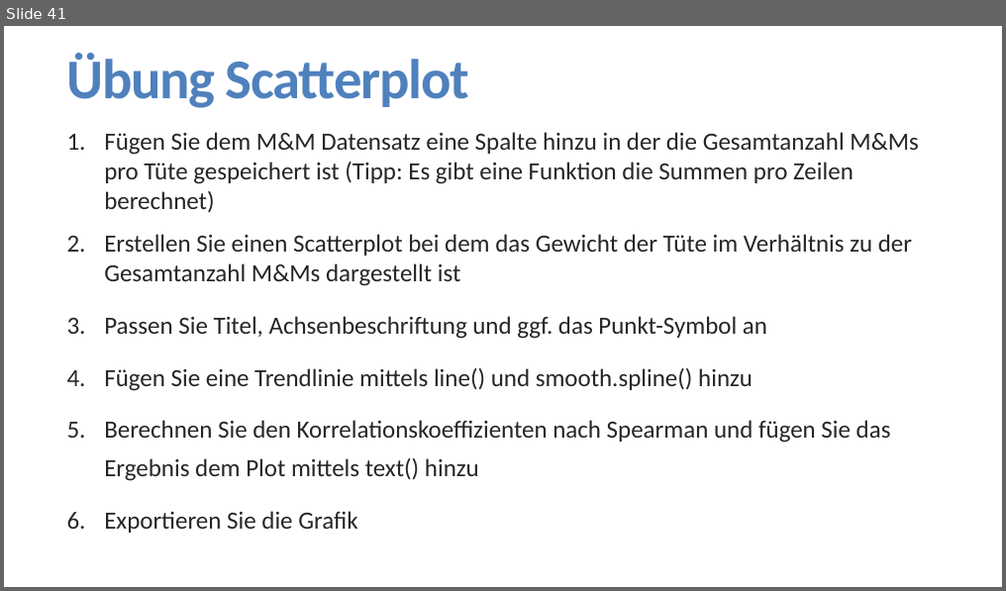
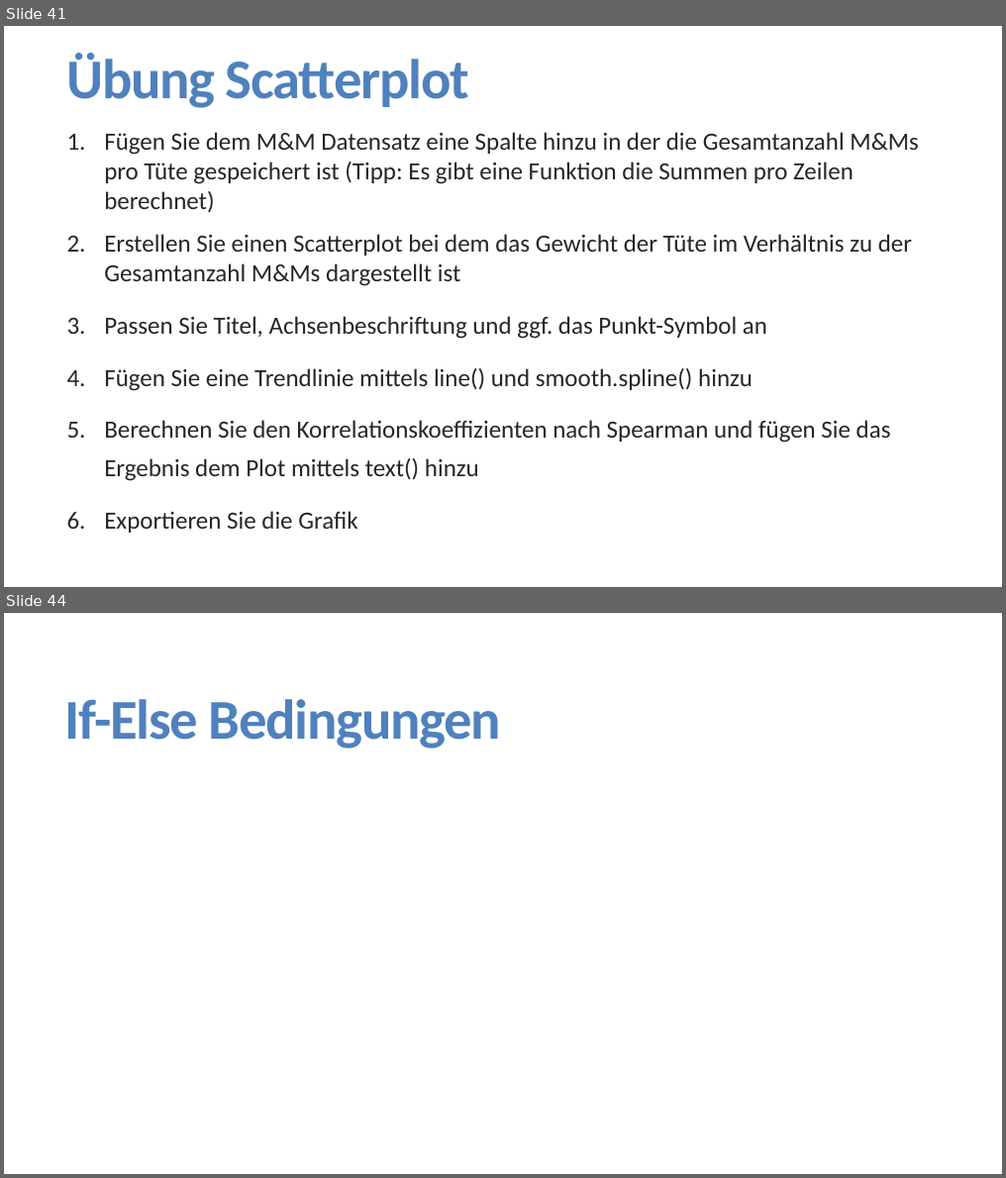
Before and after one commit to FlorianKeppeler/RKurs, a slide deck: Präsentationen/Einführung in R.pptx. Shown one above the other, each under a label of ours: slide 41 before the commit, slides 41 and 44 after it; the slides between them are not shown. The pictures are 1006x591 and 1006x1178 pixels, drawn with LibreOffice and Linux fonts; fonts in the diff are those of the drawing. Boxes give left, top, right and bottom in pixels: in the first picture for what was removed or moved away, otherwise in the second. Text is boxed around its words. In the diff, an @@ line names an element or a change of style, - is before the commit and + after.

```diff
--- a/Präsentationen/Einführung in R.pptx
+++ b/Präsentationen/Einführung in R.pptx
@@ slide 44 added at bbox=[4, 613, 1002, 1174], background #FFFFFF @@
@@ title added at bbox=[65, 699, 501, 749], 54 pt, text #4F81BD, bold @@
+If-Else Bedingungen
```
Also in this commit, not shown: 3 slides changed, 4 other slides added, 2 slides removed, 2 other files.
